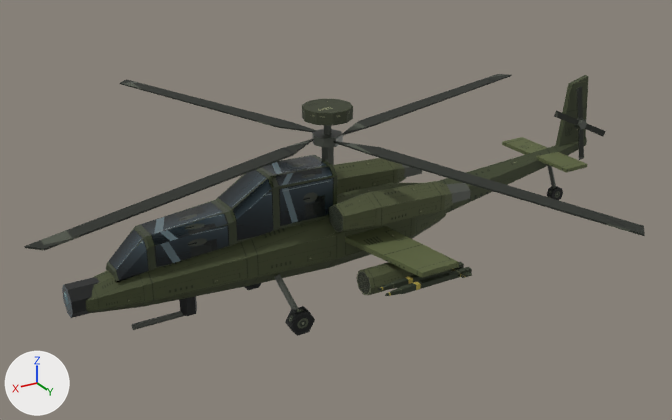
Before and after pictures for a commit that changed the glTF model client/src/assets/apache/apache.glb.
Before and after are seen from a 50 mm lens placed at (0.664, 1.063, 0.518), pointed at (0.019, -0.012, -0.019). Lighting does not change. The marker at lower left points along +X, +Y and +Z. The older version comes first. Where no turn or scale is listed for an object, it has been applied to the vertices. Vertices at exactly the same position are counted once.

The first picture shows 'fuselage', 'main_rotor', 'tail_rotor' and 1 more.
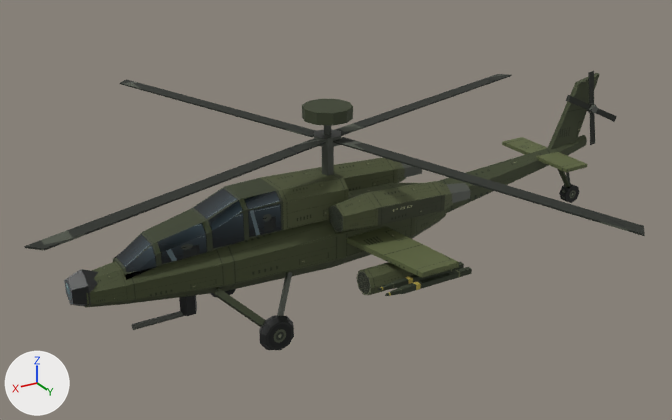
The newer file is also rescaled (x0.978), turned or shifted as a whole; pictures and numbers use the older file's frame.

Where the change shows, as pixel boxes [x1, y1, x2, y2] in the pictures (672 x 420 px; the box of a moved part takes in the faces that stretch with it):
'fuselage', reshaped (6% taller): before [62, 75, 589, 336]; after [64, 73, 600, 350]
'tail_rotor', reshaped: before [554, 86, 606, 160]; after [566, 71, 617, 145]
part 1 of me_fuselage, added: after [559, 184, 580, 203]
part 2 of me_fuselage, rebuilt (11% shorter): before [106, 155, 337, 282]; after [113, 167, 348, 280]
part 3 of me_fuselage, rebuilt (8% narrower, 7% shorter): before [62, 277, 99, 318]; after [64, 269, 98, 307]
part 4 of me_fuselage, rebuilt (56% wider, 7% taller): before [556, 75, 589, 147]; after [548, 73, 600, 150]
part 5 of me_fuselage, added (mostly hidden): after [210, 289, 236, 297]
part 6 of me_fuselage, added: after [259, 315, 294, 350]
part 7 of me_fuselage, deleted: before [274, 186, 563, 336]
part 8 of me_fuselage, moved or reshaped: before [86, 183, 415, 313]; after [85, 183, 415, 327]
part 9 of me_fuselage, moved or reshaped (mostly hidden): before [548, 165, 556, 189]; after [558, 169, 571, 187]
part 10 of me_main_rotor, moved or reshaped: [62, 84, 608, 237] in both
part 11 of me_tail_rotor, moved or reshaped: before [554, 110, 579, 125]; after [566, 95, 591, 110]
part 12 of me_tail_rotor, moved or reshaped: before [577, 86, 583, 120]; after [588, 71, 594, 105]
part 13 of me_tail_rotor, moved or reshaped: before [585, 124, 606, 137]; after [596, 108, 617, 122]
part 14 of me_tail_rotor, moved or reshaped: before [578, 129, 584, 160]; after [590, 113, 595, 145]
part 15 of me_tail_rotor, deleted: before [575, 119, 587, 129]
part 16 of me_tail_rotor, added: after [586, 104, 598, 114]

Diff of the bpy script that builds the scene:
```diff
--- a/client/src/assets/apache/apache.glb.py
+++ b/client/src/assets/apache/apache.glb.py
@@ me_fuselage @@
-me_fuselage.from_pydata(...)  # 456 vertices, 788 faces; spans x -0.5..0.381, y -0.182..0.182, z -0.105..0.185
+me_fuselage.from_pydata(...)  # 472 vertices, 824 faces; spans x -0.516..0.378, y -0.179..0.179, z -0.117..0.185
+# me_fuselage part 1: a new loose piece, an 8-sided cylinder along y spanning x -0.495..-0.463, y -0.008..0.008, z -0.06..-0.028, in mat_apache_olive_atlas
+# me_fuselage part 2: the loose piece of 30 vertices spanning x 0.006..0.322, y -0.037..0.037, z 0.009..0.11 is rebuilt with 36 vertices and now spans x -0.01..0.311, y -0.04..0.04, z 0.012..0.089
+# me_fuselage part 3: the loose piece of 16 vertices spanning x 0.34..0.381, y -0.02..0.02, z -0.032..0.009 is rebuilt with 18 vertices and now spans x 0.338..0.378, y -0.023..0.023, z -0.026..0.028
+# me_fuselage part 4: the loose piece of 8 vertices spanning x -0.5..-0.439, y -0.004..0.004, z 0.038..0.16 is rebuilt with 8 vertices and now spans x -0.516..-0.42, y -0.004..0.004, z 0.038..0.16
+# me_fuselage part 5: a new loose piece of 30 vertices spanning x 0.106..0.157, y -0.096..-0.077, z -0.117..-0.063, in mat_apache_olive_atlas
+# me_fuselage part 6: a new loose piece of 30 vertices spanning x 0.106..0.157, y 0.077..0.096, z -0.117..-0.063, in mat_apache_olive_atlas
+# me_fuselage part 7: 8 loose pieces with 84 vertices, spanning x -0.458..0.109, y -0.182..0.182, z -0.105..-0.025, are deleted
+# me_fuselage part 8: 26 vertices moved from x 0.006..0.352, y -0.049..0.049, z -0.052..0.042 to x 0.006..0.362, y -0.052..0.052, z -0.052..0.042; 26 vertices removed from x 0.07..0.375, y -0.085..0.024, z -0.105..0.006; 38 vertices added at x 0.083..0.362, y -0.092..0.092, z -0.095..0.015
+# me_fuselage part 9: 12 vertices removed from x -0.448..-0.42, y -0.004..0.004, z -0.036..0.027; 16 vertices added at x -0.483..-0.435, y -0.005..0.005, z -0.042..0.039
 me_fuselage.materials.append(mat_apache_olive_atlas)
@@ me_main_rotor @@
-me_main_rotor.from_pydata(...)  # 56 vertices, 92 faces; spans x -0.448..0.448, y -0.448..0.448, z -0.006..0.007
+me_main_rotor.from_pydata(...)  # 44 vertices, 68 faces; spans x -0.448..0.448, y -0.448..0.448, z -0.006..0.007
+# me_main_rotor part 10
+# 25 vertices are removed from x -0.084..0.084, y -0.084..0.084, z -0.006..0.007
+# 83 faces are deleted
+# 3 vertices move from x -0.015..0.015, y -0.015..0.015, z -0.006 to x -0.011..0.011, y -0.019..0.019, z -0.006..0.007
+# 13 vertices are added at x -0.018..0.018, y -0.019..0.019, z -0.006..0.007
+# 59 new faces join them
 me_main_rotor.materials.append(mat_apache_olive_atlas)
@@ me_tail_rotor @@
-me_tail_rotor.from_pydata(...)  # 44 vertices, 68 faces; spans x -0.0602..0.0602, y -0.0064..0.0064, z -0.064..0.064
+me_tail_rotor.from_pydata(...)  # 40 vertices, 60 faces; spans x -0.0827..0.0378, y -0.0064..0.0064, z -0.0416..0.0864
+# me_tail_rotor part 11: the loose piece of 8 vertices spanning x 0.0039..0.0602, y -0.0008..0.0008, z -0.0014..0.0317 is moved by (-0.0224, 0.0, 0.0224)
+# me_tail_rotor part 12: the loose piece of 8 vertices spanning x -0.0033..0.0162, y -0.0008..0.0008, z 0.0055..0.064 is moved by (-0.0224, 0.0, 0.0224)
+# me_tail_rotor part 13: the loose piece of 8 vertices spanning x -0.0602..-0.0039, y -0.0008..0.0008, z -0.0317..0.0014 is moved by (-0.0224, 0.0, 0.0224)
+# me_tail_rotor part 14: the loose piece of 8 vertices spanning x -0.0162..0.0033, y -0.0008..0.0008, z -0.064..-0.0055 is moved by (-0.0224, 0.0, 0.0224)
+# me_tail_rotor part 15: the loose piece of 12 vertices spanning x -0.0083..0.0083, y -0.0064..0.0064, z -0.0072..0.0072 is deleted
+# me_tail_rotor part 16: 8 vertices added at x -0.0308..-0.0141, y -0.0064..0.0064, z 0.0141..0.0308
 me_tail_rotor.materials.append(mat_apache_olive_atlas)
```
